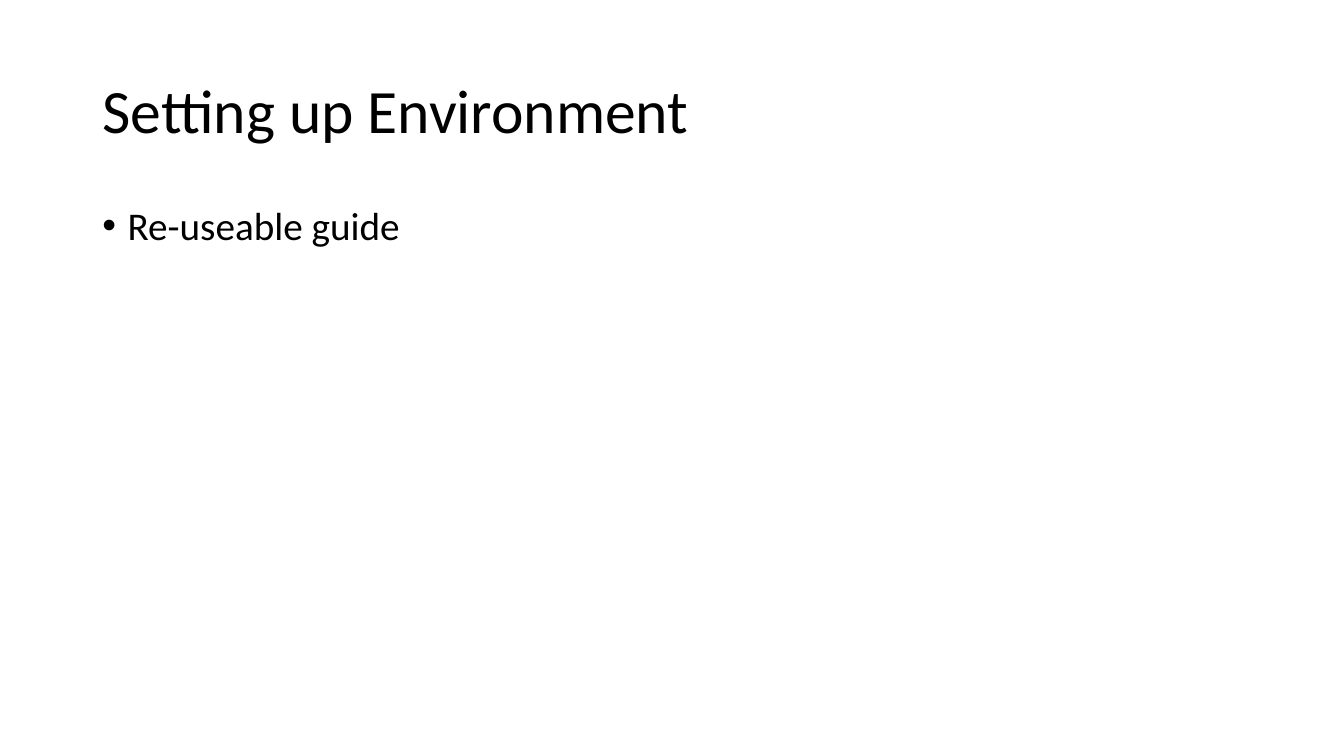
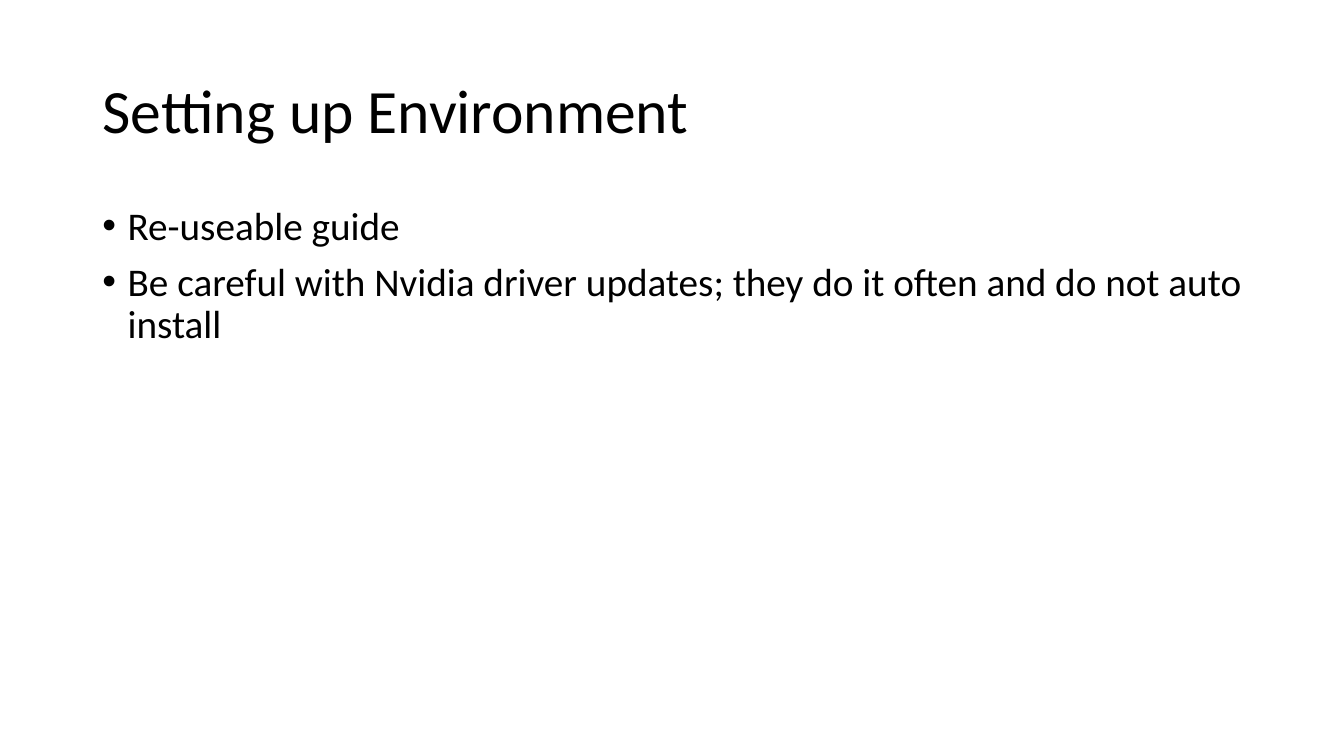
Before and after one commit to davxdan/MachineLearning, a slide deck: slide 6 of GPU Project/Project.pptx (slide 4 before the commit). Drawn at 1344x756 pixels with LibreOffice and Linux fonts; fonts in the diff are those of the drawing. Boxes give left, top, right and bottom in pixels: in the first picture for what was removed or moved away, otherwise in the second. Text is boxed around its words. In the diff, an @@ line names an element or a change of style, - is before the commit and + after.

```diff
--- a/GPU Project/Project.pptx
+++ b/GPU Project/Project.pptx
@@ text at box(128, 268, 1241, 339): paragraph added @@
+• Be careful with Nvidia driver updates; they do it often and do not auto install
```
Also in this commit, not shown: 3 slides added, 1 slide removed, 3 other files.
